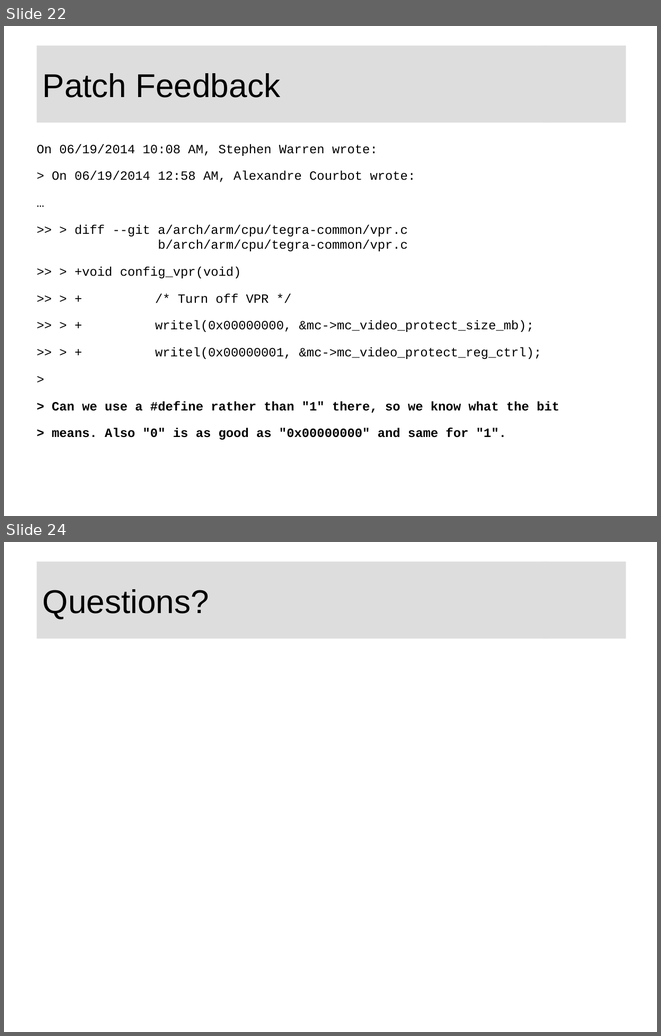
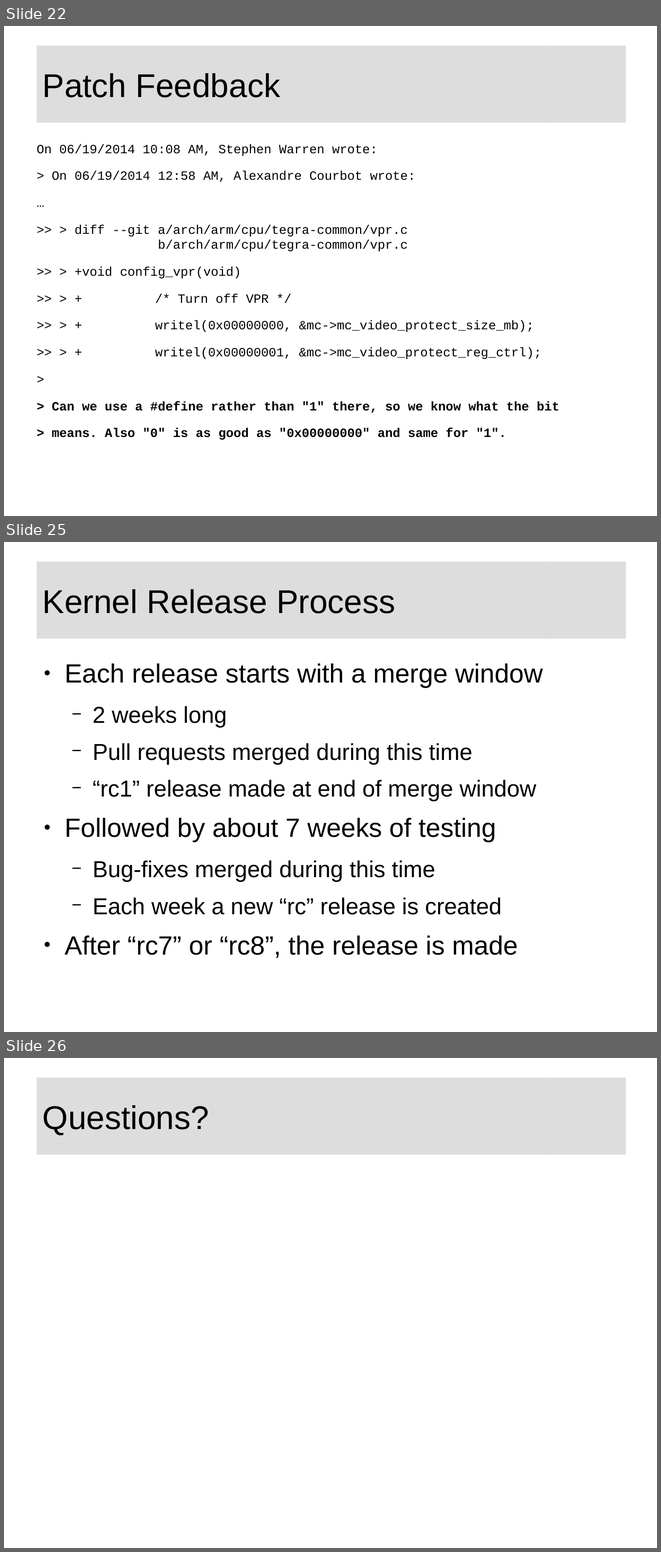
Before and after one commit to swarren/presentations, a slide deck: lcs-foss-intro/lcs-foss-intro.odp. Shown one above the other, each under a label of ours: slides 22 and 24 before the commit, slides 22, 25 and 26 after it; the slides between them are not shown. The pictures are 661x1036 and 661x1552 pixels, drawn with LibreOffice and Linux fonts; fonts in the diff are those of the drawing; background and template pictures are left out. Boxes give left, top, right and bottom in pixels: in the first picture for what was removed or moved away, otherwise in the second. Text is boxed around its words. In the diff, an @@ line names an element or a change of style, - is before the commit and + after.

```diff
--- a/lcs-foss-intro/lcs-foss-intro.odp
+++ b/lcs-foss-intro/lcs-foss-intro.odp
@@ slide 25 added at (x1=4, y1=542, x2=657, y2=1032), background #FFFFFF; not listed: 1 template element that a slide beside it also shows @@
@@ title added at (x1=36, y1=562, x2=549, y2=638), fill #DDDDDD, 40 pt, text #000000 @@
+Kernel Release Process
@@ text added at (x1=64, y1=663, x2=543, y2=958), 28 pt, text #000000 @@
+● Each release starts with a merge window
+  − 2 weeks long
+  − Pull requests merged during this time
+  − “rc1” release made at end of merge window
+● Followed by about 7 weeks of testing
+  − Bug-fixes merged during this time
+  − Each week a new “rc” release is created
+● After “rc7” or “rc8”, the release is made
@@ what was slide 24 is now slide 26 @@
```
Also in this commit, not shown: 7 slides changed, 1 other slide added, 1 other file.
